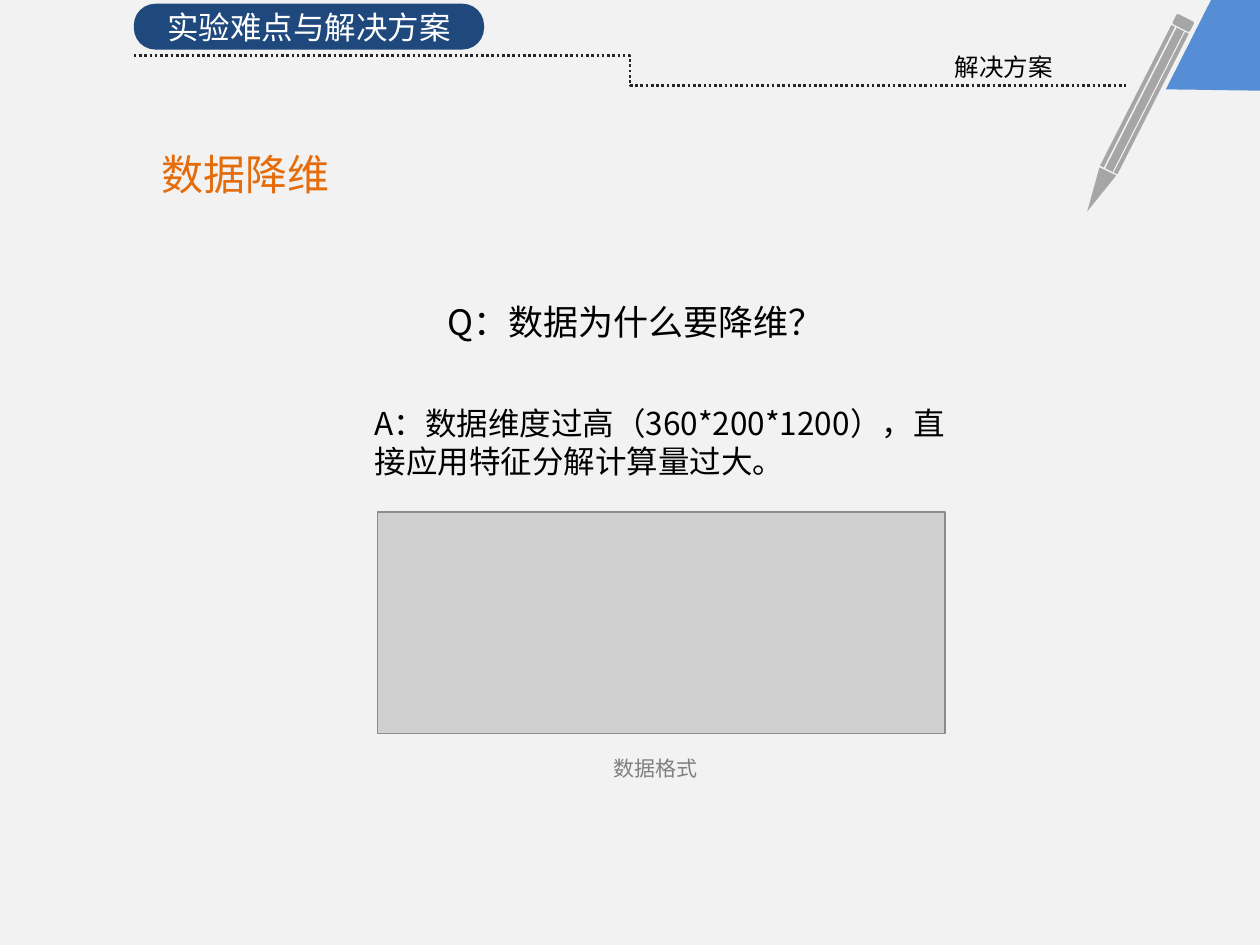
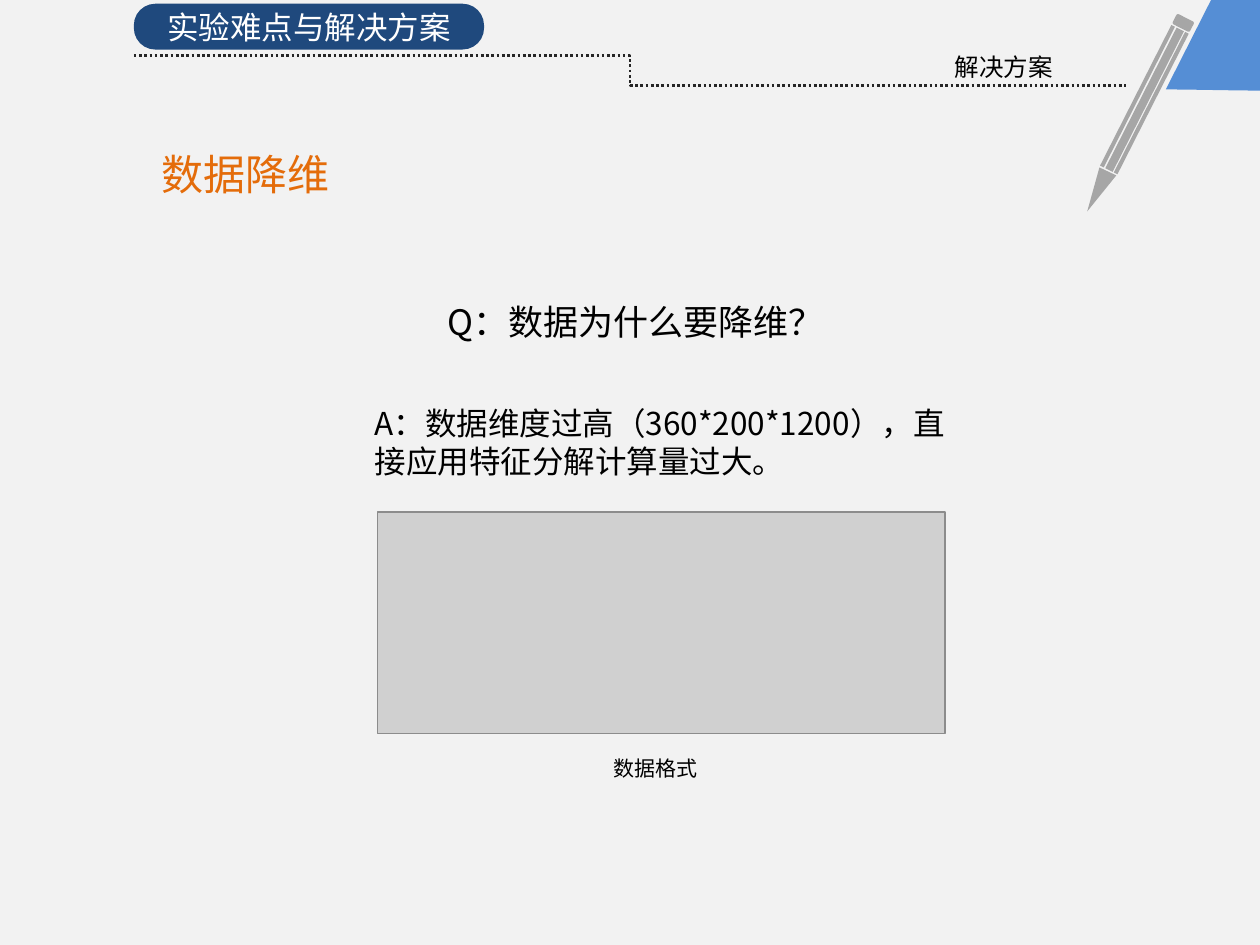
Before and after one commit to KrisCheng/GraduationDesign, a slide deck: slide 10 of FinalPaper/毕业答辩.pptx. Drawn at 1260x945 pixels with LibreOffice and Linux fonts; fonts in the diff are those of the drawing; grey boxes stand for pictures. Boxes give left, top, right and bottom in pixels: in the first picture for what was removed or moved away, otherwise in the second. Text is boxed around its words. In the diff, an @@ line names an element or a change of style, - is before the commit and + after.

```diff
--- a/FinalPaper/毕业答辩.pptx
+++ b/FinalPaper/毕业答辩.pptx
@@ text "数据格式" at (614, 758, 698, 778): text colour #808080 to #000000 @@
```
Also in this commit, not shown: 5 other slides changed, 2 other files.
